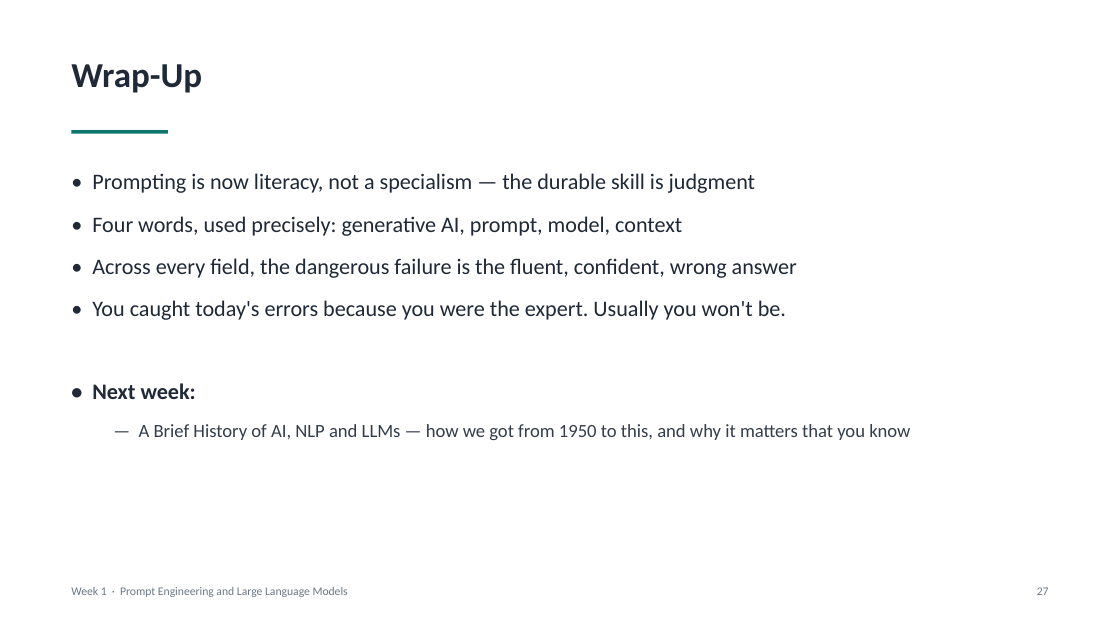
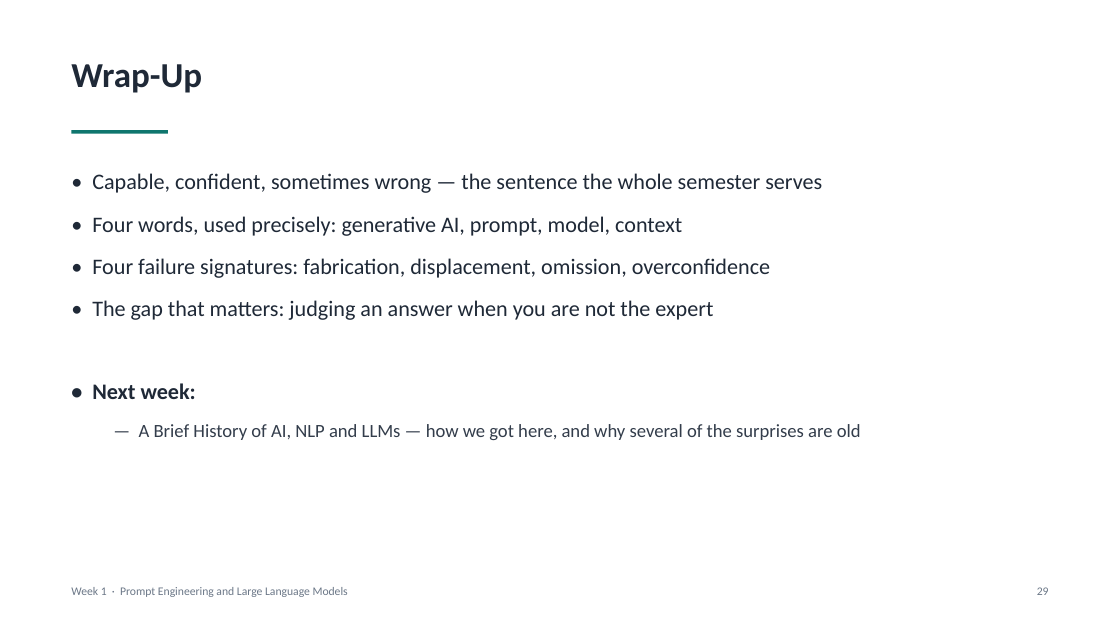
Before and after one commit to makyol/PromptEngineering, a slide deck: slide 29 of Lectures/week01/week01.pptx (slide 27 before the commit). Drawn at 1120x630 pixels with LibreOffice and Linux fonts; fonts in the diff are those of the drawing. Boxes give left, top, right and bottom in pixels: in the first picture for what was removed or moved away, otherwise in the second. Text is boxed around its words. In the diff, an @@ line names an element or a change of style, - is before the commit and + after.

```diff
--- a/Lectures/week01/week01.pptx
+++ b/Lectures/week01/week01.pptx
@@ text at [92, 173, 822, 193]: text changed @@
-• Prompting is now literacy, not a specialism — the durable skill is judgment
+• Capable, confident, sometimes wrong — the sentence the whole semester serves
@@ text at [92, 258, 770, 320]: text changed @@
-• Across every field, the dangerous failure is the fluent, confident, wrong answer
-• You caught today's errors because you were the expert. Usually you won't be.
+• Four failure signatures: fabrication, displacement, omission, overconfidence
+• The gap that matters: judging an answer when you are not the expert
@@ text at [139, 424, 861, 440]: text changed @@
-  — A Brief History of AI, NLP and LLMs — how we got from 1950 to this, and why it matters that you know
+  — A Brief History of AI, NLP and LLMs — how we got here, and why several of the surprises are old
```
Also in this commit, not shown: 18 other slides changed, 5 slides added, 3 slides removed, 7 other files.
